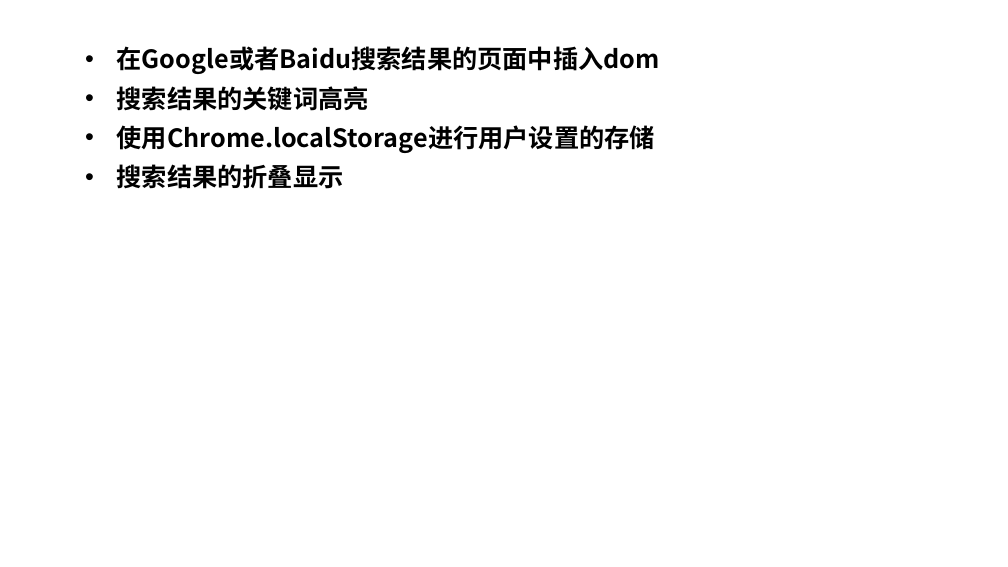
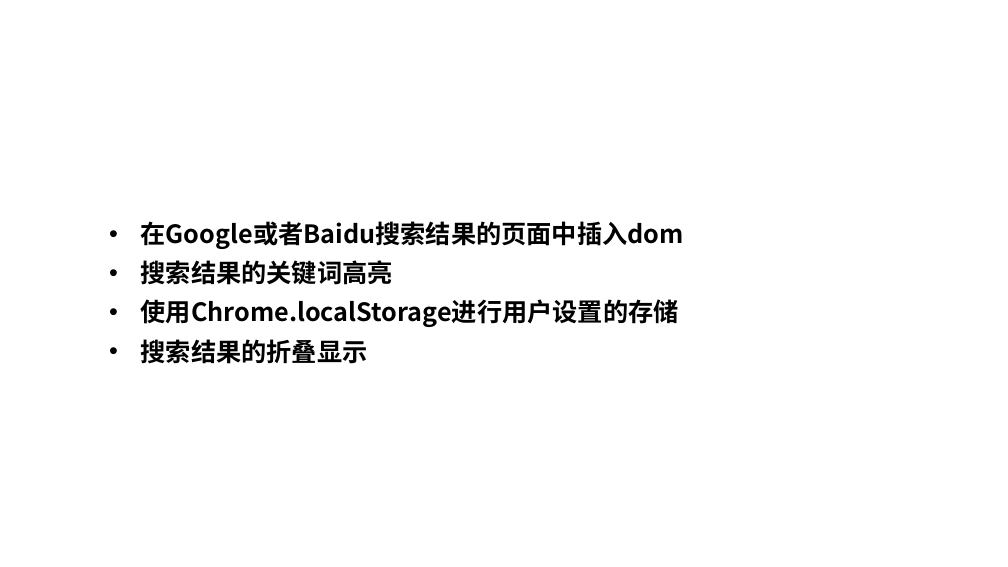
Before and after one commit to bsavage-dbi/injectedSearch, a slide deck: slide 5 of InjectedSearch.ppt. Drawn at 1008x567 pixels with LibreOffice and Linux fonts; fonts in the diff are those of the drawing; background and template pictures are left out. Boxes give left, top, right and bottom in pixels: in the first picture for what was removed or moved away, otherwise in the second. Text is boxed around its words. In the diff, an @@ line names an element or a change of style, - is before the commit and + after.

```diff
--- a/InjectedSearch.ppt
+++ b/InjectedSearch.ppt
@@ text "在Google或者Baidu搜索结果的页面中插入dom" moved from (x1=117, y1=46, x2=660, y2=189) to (x1=141, y1=221, x2=684, y2=364) @@
```
Also in this commit, not shown: 1 slide added, 14 other files.
